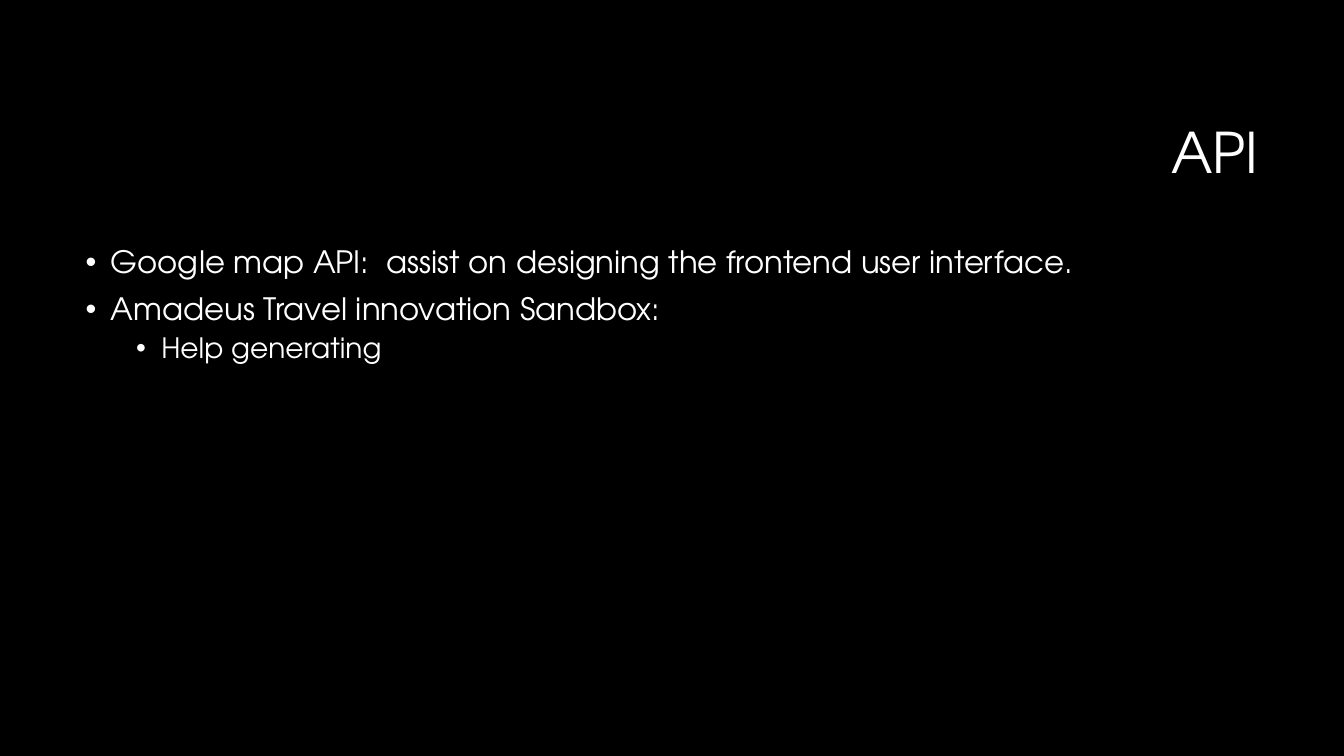
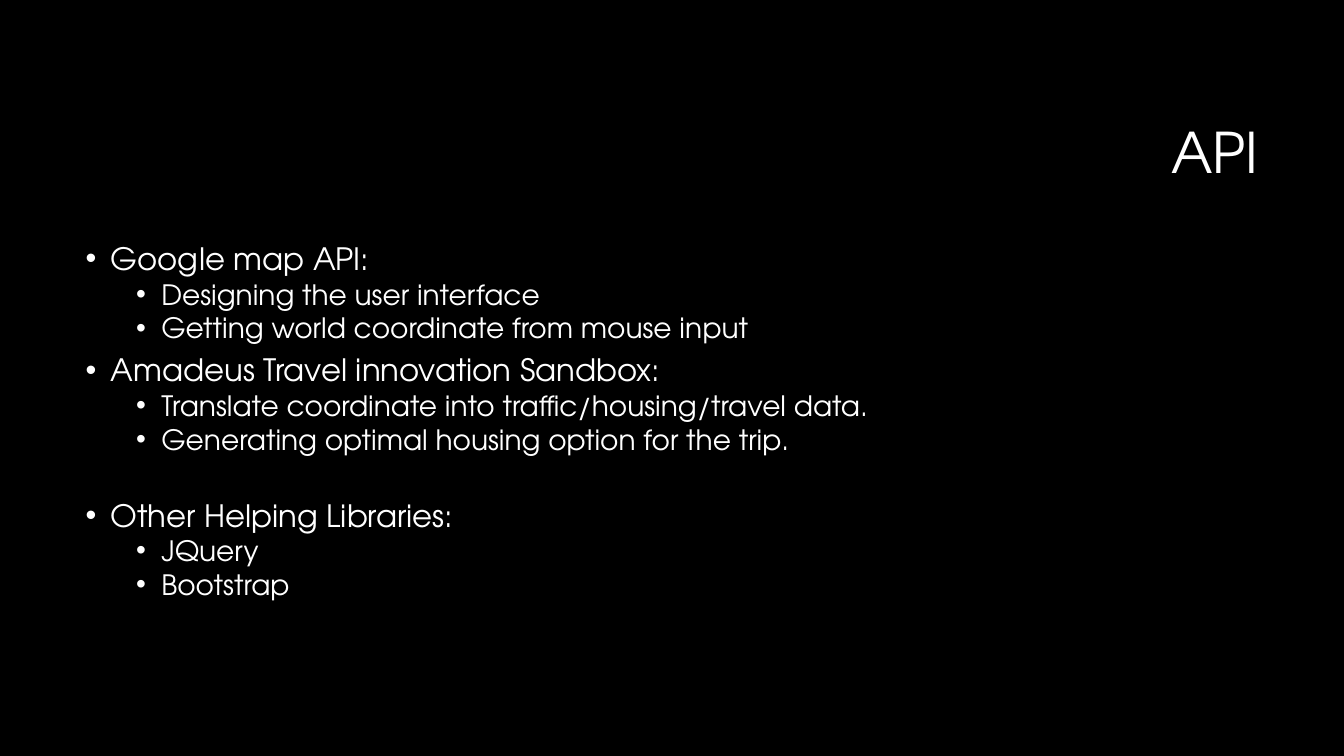
Before and after one commit to AlexisChen/CalHack, a slide deck: slide 7 of Hamiltonia_Presentation.pptx (slide 6 before the commit). Drawn at 1344x756 pixels with LibreOffice and Linux fonts; fonts in the diff are those of the drawing; background and template pictures are left out. Boxes give left, top, right and bottom in pixels: in the first picture for what was removed or moved away, otherwise in the second. Text is boxed around its words. In the diff, an @@ line names an element or a change of style, - is before the commit and + after.

```diff
--- a/Hamiltonia_Presentation.pptx
+++ b/Hamiltonia_Presentation.pptx
@@ text at bbox=[111, 247, 748, 344]: text changed; size 22 to 20 pt @@
-• Google map API: assist on designing the frontend user interface.
+• Google map API:
+  • Designing the user interface
+  • Getting world coordinate from mouse input
@@ text at bbox=[111, 358, 660, 397]: line spacing 0.9 to 0.8 @@
@@ text at bbox=[111, 395, 868, 601]: text changed @@
-  • Help generating
+  • Translate coordinate into traffic/housing/travel data.
+  • Generating optimal housing option for the trip.
+• Other Helping Libraries:
+  • JQuery
+  • Bootstrap
```
Also in this commit, not shown: 4 other slides changed, 3 slides added, 1 other file.
